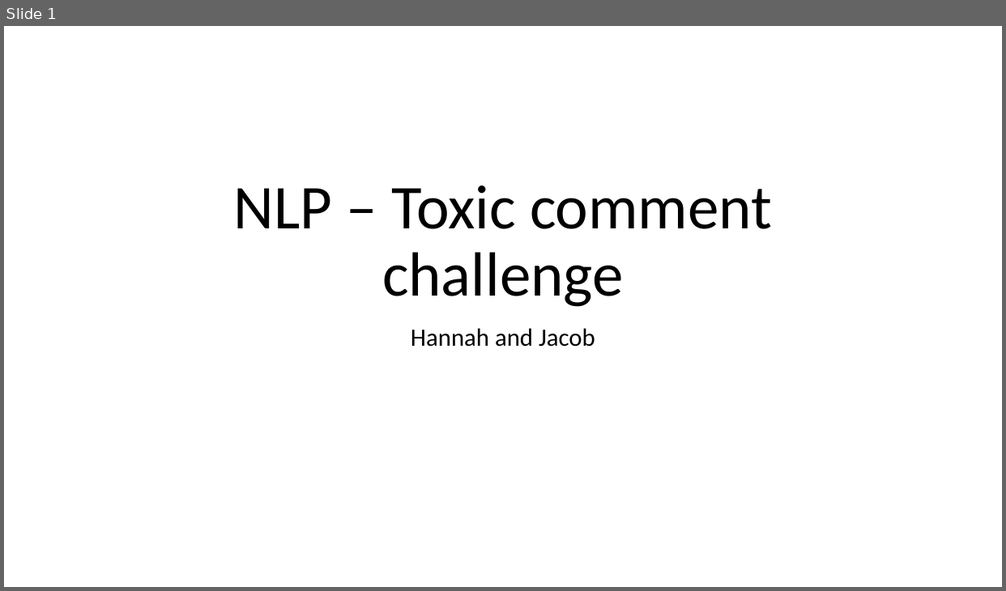
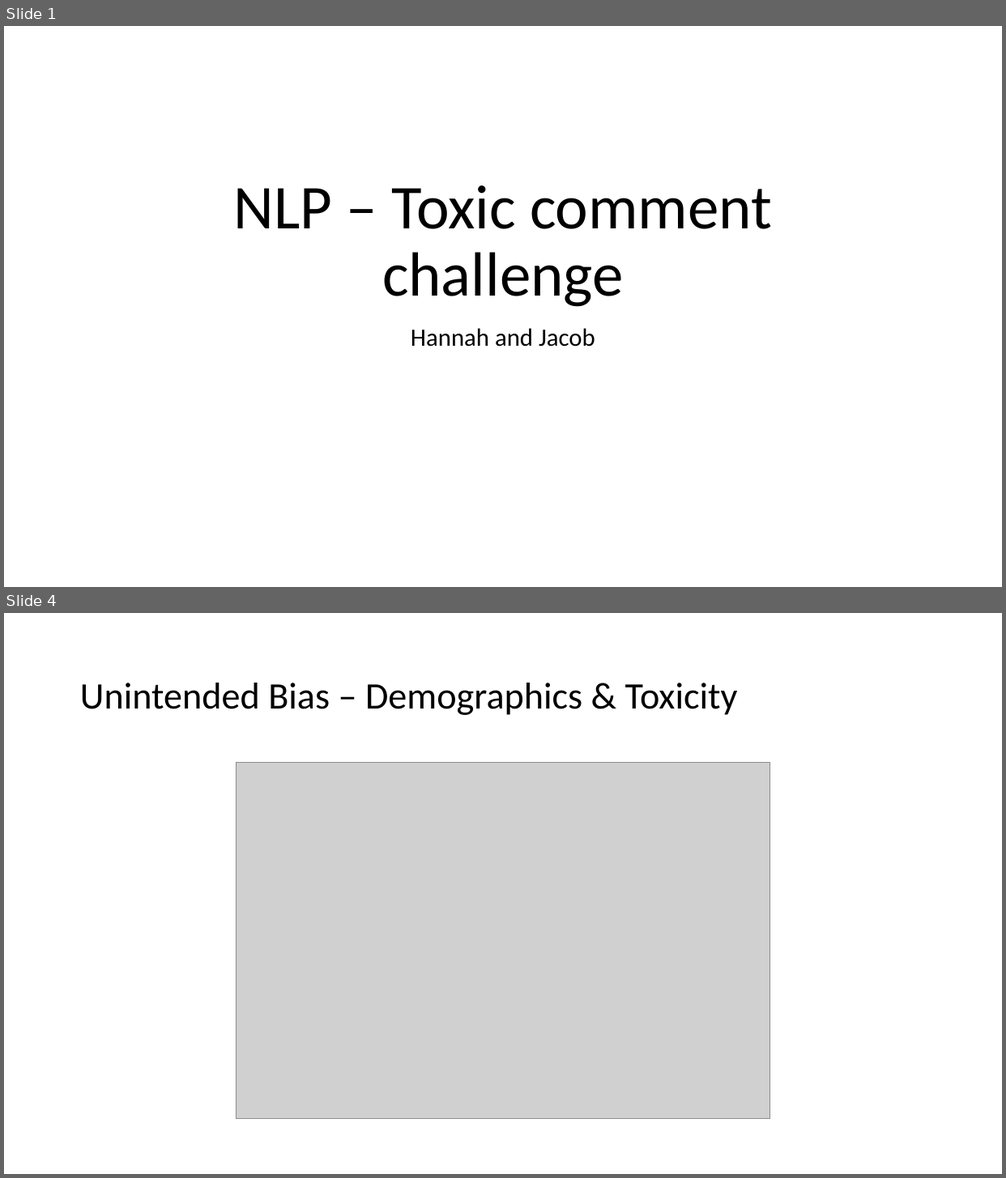
Before and after one commit to jsakhnin/NLPmodule, a slide deck: NLP_presentation.pptx. Shown one above the other, each under a label of ours: slide 1 before the commit, slides 1 and 4 after it; the slides between them are not shown. The pictures are 1006x591 and 1006x1178 pixels, drawn with LibreOffice and Linux fonts; fonts in the diff are those of the drawing; grey boxes stand for pictures. Boxes give left, top, right and bottom in pixels: in the first picture for what was removed or moved away, otherwise in the second. Text is boxed around its words. In the diff, an @@ line names an element or a change of style, - is before the commit and + after.

```diff
--- a/NLP_presentation.pptx
+++ b/NLP_presentation.pptx
@@ slide 4 added at <box>4,613,1002,1174</box>, background #FFFFFF @@
@@ title added at <box>80,683,738,715</box>, 36 pt, text #000000 @@
+Unintended Bias – Demographics & Toxicity
@@ picture added at <box>236,763,770,1119</box> @@
```
Also in this commit, not shown: 2 slides changed, 13 other slides added, 1 slide removed, 10 other files.
